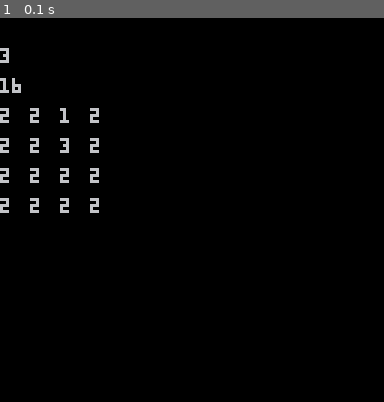
Above: before the commit, frame 1.
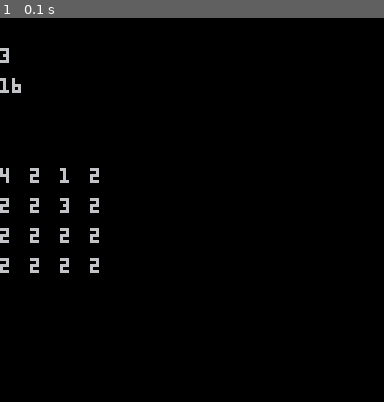
Above: after the commit, the same moment.

Repository: jmahoney/spade
Game: PICO-8 cartridge generate_map.p8
The game is run twice, just before and just after one commit, with the same random seed, the same clock (stepped at 60 frames per second) and the same inputs.
Inputs:
- Up to frame 1 (0.1 s): no input

The runs differ from the first frame. In frame 1, 1.1% of the frame differs, in the area x 0-26%, y 23-67%.

Commit message:
got paths

Diff:
--- a/generate_map.p8
+++ b/generate_map.p8
@@ -90,18 +90,18 @@
 
 -- is this cell on a side so could be an exit
 is_potential_exit = function(cell)
+   -- foreach(sides, function(side)
+   -- 	      foreach(side['cells'], function(exit)
+   -- 			 if (exit == cell) then return true end
+   -- 	      end)
+   -- end)
+   local found_exit = false
    foreach(sides, function(side)
-	      foreach(side['cells'], function(exit)
-			 if (exit == cell) then return true end
+	      foreach(side['cells'], function(c) if c == cell then found_exit = true end
 	      end)
    end)
-   return false
-end
-…(5 lines of a section not shown)…
+   return found_exit
+end
 
 count_filled_cells = function()
    local filled_cells = 0
@@ -135,14 +135,14 @@
    --find an exit
    local exits = {}
    foreach(cells, function(cell)
-	      if (cell['template'] == PATH and is_potential_exit(cell)) then
+	      if (cell['template'] == PATH and is_potential_exit(cell['number'])) then
 		     add(exits, cell)
 	      end
 
    end)
    if (#exits > 0) then
       local exit = flr(rnd(#exits)+1)
-      cells[exit].template = EXIT
+      cells[exit]['template'] = EXIT
    end
 
    -- put in the filler
@@ -154,12 +154,16 @@
 end
 
 function _draw()
+   local x = 0
+   local y = 0
    cls()
    print(start_cell, 0, 10)
    print(count_filled_cells(), 0, 20)
 
-   local y = 30
-   local x = 0
+
+
+   y = 50
+   x = 0
    foreach(cells, function(cell)
 	      print(cell['template'], x, y)
 	      x = x + 10
